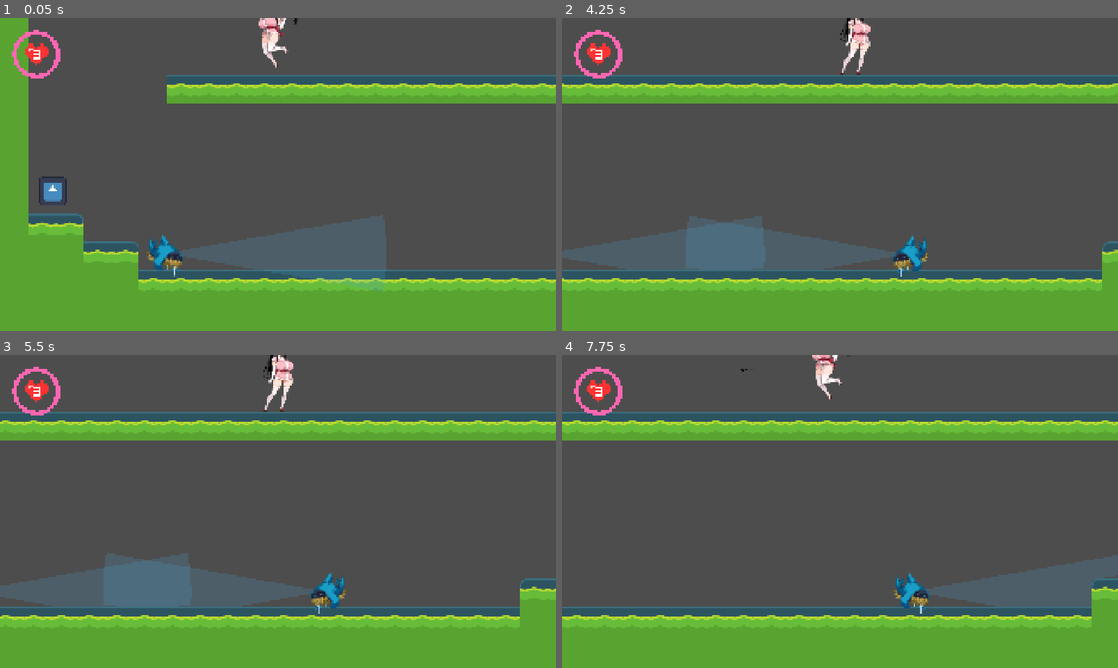
Above: before the commit, frames 1-4 (two rows, left to right).
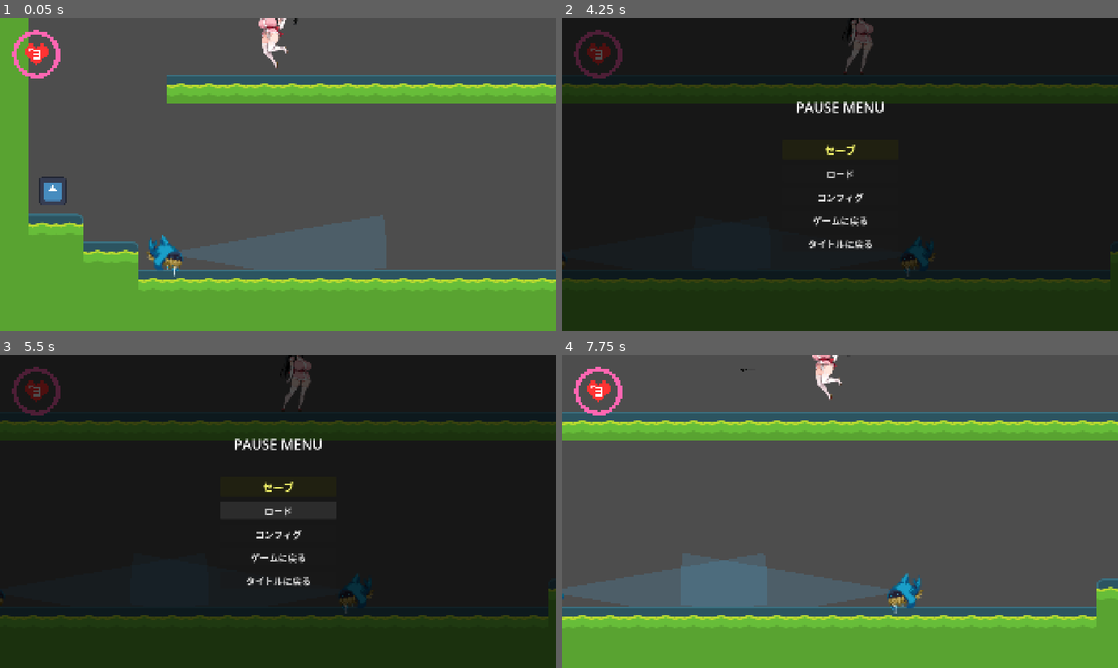
Above: after the commit, the same moments.

Repository: tea-X09A/Suzuran
Game: Godot game, scene res://scenes/levels/level0.tscn
Two runs of this game, one before a commit and one after it. Both use one fixed random seed, a clock stepped at 60 frames per second and the inputs below. The engine's default icon, where the game draws it, is replaced by a stand-in: a white triangle on a blue panel in a dark square.
Inputs (mouse positions are in pixels of both pictures, inside the frame that each line leads up to):
- Up to frame 1 (0.05 s): no input
- Up to frame 2 (4.25 s): tap Enter at 0.5 s; hold D (right) 0.53-2.03 s; tap F (fight) at 0.6, 3.6 s; tap Space (jump) at 0.77, 1.52, 3.02, 3.77 s; tap C (shooting) at 1.35 s; hold A (left) 2.03-2.78 s; hold S (squat) 2.03-2.78 s; hold D (right) from 2.78 s (still down); tap Shift at 2.85 s; tap Escape (pause, bound only after the commit) at 4.15 s
- Up to frame 3 (5.5 s): release D (right) at 4.25 s; click (278, 486) at 4.25 s, where only the run after the commit has a clickable "セーブ"; click (278, 511) at 5 s, where only the run after the commit has a clickable "ロード"
- Up to frame 4 (7.75 s): click (840, 533) at 5.75 s, where only the run after the commit has a clickable "コンフィグ"; click (840, 555) at 6.5 s, where only the run after the commit has a clickable "ゲームに戻る"; hold A (left) from 7.28 s (still down); tap C (shooting) at 7.35 s; tap Space (jump) at 7.52 s

The runs differ from the first frame. In frame 1, 0.3% of the frame differs, in the area x 56-70%, y 80-88%; in frame 2, 100%, in the area x 0-100%, y 0-100%; in frame 3, 99%; in frame 4, 12%.

Commit message:
Implement pause menu system with ESC and X key support
Add PauseManager AutoLoad script that provides:
- ESC key to toggle pause menu (open/close)
- X key to close menu only
- Menu navigation with W/S or arrow keys
- Menu selection with Z/Enter/Space
- Full game pause when menu is open
- Menu options: Save, Load, Config, Resume, Return to Title
- PROCESS_MODE_ALWAYS for all UI elements to function during pause

🤖 Generated with [Claude Code](https://claude.com/claude-code)

Co-Authored-By: Claude <noreply@anthropic.com>

Diff:
--- a/project.godot
+++ b/project.godot
@@ -18,6 +18,7 @@
 [autoload]
 
 FPSDisplay="*res://scripts/autoload/fps_display.gd"
+PauseManager="*res://scripts/autoload/pause_manager.gd"
 
 [display]
 
@@ -94,6 +95,35 @@
 "events": [Object(InputEventKey,"resource_local_to_scene":false,"resource_name":"","device":0,"window_id":0,"alt_presse …(194 unchanged characters)…
 ]
 }
+pause={
+"deadzone": 0.2,
+"events": [Object(InputEventKey,"resource_local_to_scene":false,"resource_name":"","device":0,"window_id":0,"alt_pressed":false,"shift_pressed":false,"ctrl_pressed":false,"meta_pressed":false,"pressed":false,"keycode":0,"physical_keycode":4194305,"key_label":0,"unicode":0,"location":0,"echo":false,"script":null)
+]
+}
+ui_menu_up={
+"deadzone": 0.2,
+"events": [Object(InputEventKey,"resource_local_to_scene":false,"resource_name":"","device":0,"window_id":0,"alt_pressed":false,"shift_pressed":false,"ctrl_pressed":false,"meta_pressed":false,"pressed":false,"keycode":0,"physical_keycode":87,"key_label":0,"unicode":0,"location":0,"echo":false,"script":null)
+, Object(InputEventKey,"resource_local_to_scene":false,"resource_name":"","device":0,"window_id":0,"alt_pressed":false,"shift_pressed":false,"ctrl_pressed":false,"meta_pressed":false,"pressed":false,"keycode":0,"physical_keycode":4194320,"key_label":0,"unicode":0,"location":0,"echo":false,"script":null)
+]
+}
+ui_menu_down={
+"deadzone": 0.2,
+"events": [Object(InputEventKey,"resource_local_to_scene":false,"resource_name":"","device":0,"window_id":0,"alt_pressed":false,"shift_pressed":false,"ctrl_pressed":false,"meta_pressed":false,"pressed":false,"keycode":0,"physical_keycode":83,"key_label":0,"unicode":0,"location":0,"echo":false,"script":null)
+, Object(InputEventKey,"resource_local_to_scene":false,"resource_name":"","device":0,"window_id":0,"alt_pressed":false,"shift_pressed":false,"ctrl_pressed":false,"meta_pressed":false,"pressed":false,"keycode":0,"physical_keycode":4194322,"key_label":0,"unicode":0,"location":0,"echo":false,"script":null)
+]
+}
+ui_menu_accept={
+"deadzone": 0.2,
+"events": [Object(InputEventKey,"resource_local_to_scene":false,"resource_name":"","device":0,"window_id":0,"alt_pressed":false,"shift_pressed":false,"ctrl_pressed":false,"meta_pressed":false,"pressed":false,"keycode":0,"physical_keycode":90,"key_label":0,"unicode":0,"location":0,"echo":false,"script":null)
+, Object(InputEventKey,"resource_local_to_scene":false,"resource_name":"","device":0,"window_id":0,"alt_pressed":false,"shift_pressed":false,"ctrl_pressed":false,"meta_pressed":false,"pressed":false,"keycode":0,"physical_keycode":4194309,"key_label":0,"unicode":0,"location":0,"echo":false,"script":null)
+, Object(InputEventKey,"resource_local_to_scene":false,"resource_name":"","device":0,"window_id":0,"alt_pressed":false,"shift_pressed":false,"ctrl_pressed":false,"meta_pressed":false,"pressed":false,"keycode":0,"physical_keycode":32,"key_label":0,"unicode":0,"location":0,"echo":false,"script":null)
+]
+}
+ui_menu_cancel={
+"deadzone": 0.2,
+"events": [Object(InputEventKey,"resource_local_to_scene":false,"resource_name":"","device":0,"window_id":0,"alt_pressed":false,"shift_pressed":false,"ctrl_pressed":false,"meta_pressed":false,"pressed":false,"keycode":0,"physical_keycode":88,"key_label":0,"unicode":0,"location":0,"echo":false,"script":null)
+]
+}
 
 [rendering]
 
--- /dev/null
+++ b/scripts/autoload/pause_manager.gd
@@ -0,0 +1,173 @@
+extends Node
+
+# ポーズメニューの状態を管理するシグナル
+signal pause_state_changed(is_paused: bool)
+
+# メニューUI要素
+var pause_menu: CanvasLayer = null
+var menu_container: VBoxContainer = null
+var buttons: Array[Button] = []
+var current_selection: int = 0
+
+# ポーズ状態
+var is_paused: bool = false
+
+func _ready() -> void:
+	# ポーズメニューUIを構築
+	_build_pause_menu()
+	# 最初は非表示
+	pause_menu.visible = false
+	# プロセスモードを常に実行に設定（ポーズ中でも動作）
+	process_mode = Node.PROCESS_MODE_ALWAYS
+
+func _process(_delta: float) -> void:
+	# ESCキーでポーズ切り替え（開く/閉じる）
+	if Input.is_action_just_pressed("pause"):
+		toggle_pause()
+		return
+
+	# メニュー入力処理
+	_process_menu_input(_delta)
+
+func _build_pause_menu() -> void:
+	# CanvasLayerを作成（常に最前面に表示）
+	pause_menu = CanvasLayer.new()
+	pause_menu.layer = 100
+	pause_menu.process_mode = Node.PROCESS_MODE_ALWAYS
+	add_child(pause_menu)
+
+	# 背景用の半透明ColorRect
+	var background: ColorRect = ColorRect.new()
+	background.color = Color(0.0, 0.0, 0.0, 0.7)
+	background.set_anchors_preset(Control.PRESET_FULL_RECT)
+	background.process_mode = Node.PROCESS_MODE_ALWAYS
+	pause_menu.add_child(background)
+
+	# 中央配置用のCenterContainer
+	var center_container: CenterContainer = CenterContainer.new()
+	center_container.set_anchors_preset(Control.PRESET_FULL_RECT)
+	center_container.process_mode = Node.PROCESS_MODE_ALWAYS
+	pause_menu.add_child(center_container)
+
+	# メニュー項目を縦に並べるVBoxContainer
+	menu_container = VBoxContainer.new()
+	menu_container.add_theme_constant_override("separation", 20)
+	menu_container.process_mode = Node.PROCESS_MODE_ALWAYS
+	center_container.add_child(menu_container)
+
+	# タイトルラベル
+	var title_label: Label = Label.new()
+	title_label.text = "PAUSE MENU"
+	title_label.add_theme_font_size_override("font_size", 48)
+	title_label.horizontal_alignment = HORIZONTAL_ALIGNMENT_CENTER
+	title_label.process_mode = Node.PROCESS_MODE_ALWAYS
+	menu_container.add_child(title_label)
+
+	# スペーサー
+	var spacer: Control = Control.new()
+	spacer.custom_minimum_size = Vector2(0, 40)
+	spacer.process_mode = Node.PROCESS_MODE_ALWAYS
+	menu_container.add_child(spacer)
+
+	# メニューボタンを作成
+	_create_menu_button("セーブ", _on_save_pressed)
+	_create_menu_button("ロード", _on_load_pressed)
+	_create_menu_button("コンフィグ", _on_config_pressed)
+	_create_menu_button("ゲームに戻る", _on_resume_pressed)
+	_create_menu_button("タイトルに戻る", _on_title_pressed)
+
+	# 最初のボタンを選択状態にする
+	if buttons.size() > 0:
+		_update_button_selection()
+
+func _create_menu_button(label_text: String, callback: Callable) -> void:
+	var button: Button = Button.new()
+	button.text = label_text
+	button.custom_minimum_size = Vector2(400, 60)
+	button.add_theme_font_size_override("font_size", 32)
+	button.focus_mode = Control.FOCUS_NONE  # キーボードフォーカスを無効化（手動管理）
+	button.process_mode = Node.PROCESS_MODE_ALWAYS
+	button.pressed.connect(callback)
+	menu_container.add_child(button)
+	buttons.append(button)
+
+func _process_menu_input(_delta: float) -> void:
+	if not is_paused:
+		return
+
+	# ESC/Xキーでキャンセル（メニューを閉じる）
+	if Input.is_action_just_pressed("ui_menu_cancel"):
+		resume_game()
+		return
+
+	# 上下キーで選択を移動
+	if Input.is_action_just_pressed("ui_menu_up"):
+		current_selection -= 1
+		if current_selection < 0:
+			current_selection = buttons.size() - 1
+		_update_button_selection()
+
+	elif Input.is_action_just_pressed("ui_menu_down"):
+		current_selection += 1
+		if current_selection >= buttons.size():
+			current_selection = 0
+		_update_button_selection()
+
+	# F or Enterキーで決定
+	elif Input.is_action_just_pressed("ui_menu_accept"):
+		if current_selection >= 0 and current_selection < buttons.size():
+			buttons[current_selection].emit_signal("pressed")
+
+func _update_button_selection() -> void:
+	# 全てのボタンをリセット
+	for i in range(buttons.size()):
+		if i == current_selection:
+			# 選択中のボタンを強調表示
+			buttons[i].modulate = Color(1.5, 1.5, 0.5)
+			buttons[i].add_theme_font_size_override("font_size", 36)
+		else:
+			# 非選択ボタンは通常表示
+			buttons[i].modulate = Color(1.0, 1.0, 1.0)
+			buttons[i].add_theme_font_size_override("font_size", 32)
+
+func toggle_pause() -> void:
+	is_paused = not is_paused
+
+	if is_paused:
+		# ゲームを一時停止
+		get_tree().paused = true
+		pause_menu.visible = true
+		current_selection = 0
+		_update_button_selection()
+	else:
+		# ゲームを再開
+		get_tree().paused = false
+		pause_menu.visible = false
+
+	pause_state_changed.emit(is_paused)
+
+func resume_game() -> void:
+	if is_paused:
+		toggle_pause()
+
+# ボタンのコールバック関数
+func _on_save_pressed() -> void:
+	print("セーブ機能（未実装）")
+	# TODO: セーブ機能を実装
+
+func _on_load_pressed() -> void:
+	print("ロード機能（未実装）")
+	# TODO: ロード機能を実装
+
+func _on_config_pressed() -> void:
+	print("コンフィグ機能（未実装）")
+	# TODO: コンフィグ機能を実装
+
+func _on_resume_pressed() -> void:
+	resume_game()
+
+func _on_title_pressed() -> void:
+	print("タイトルに戻る（未実装）")
+	# TODO: タイトルシーンへの遷移を実装
+	# get_tree().paused = false
+	# get_tree().change_scene_to_file("res://scenes/title.tscn")
